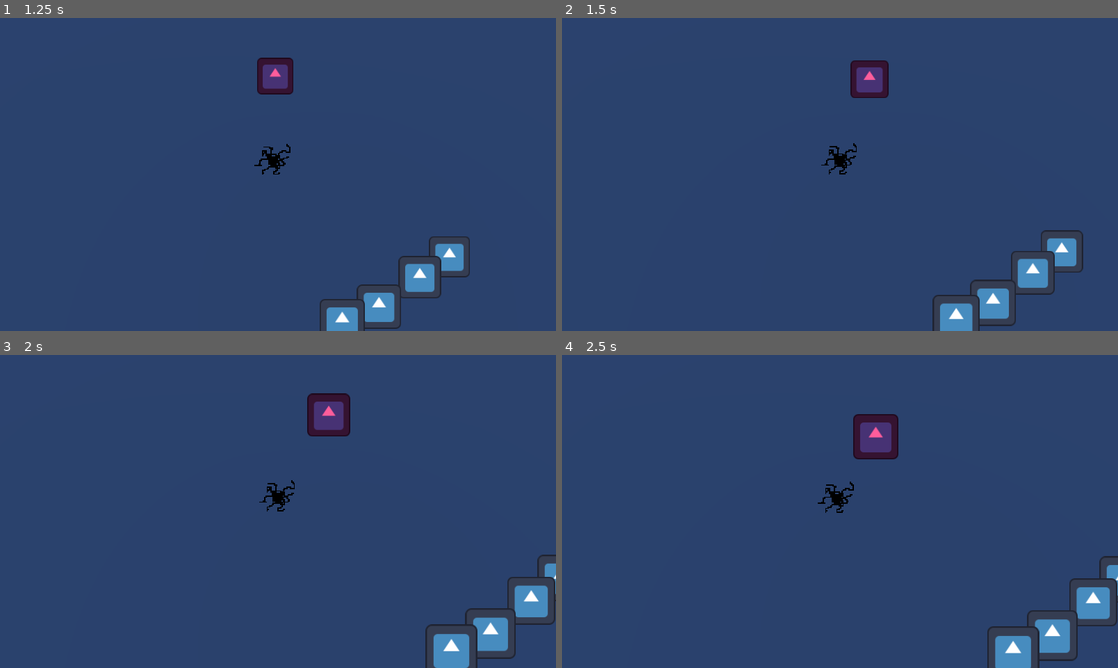
Above: before the commit, frames 1-4 (two rows, left to right).
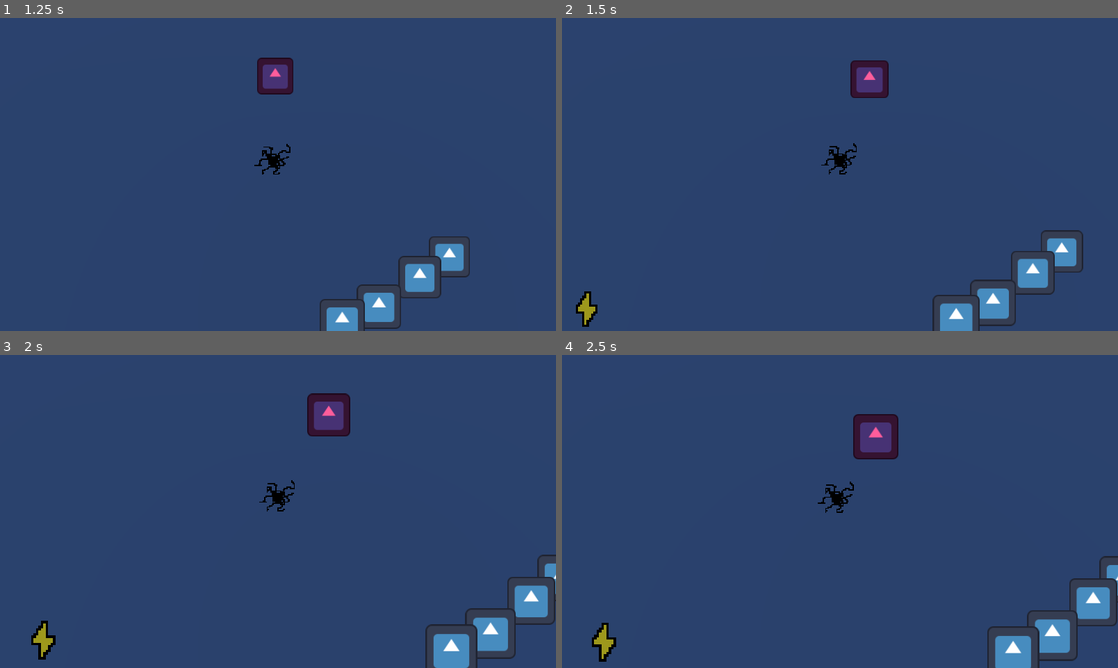
Above: after the commit, the same moments.

Repository: Area9579/Haustoria
Game: Godot game, scene res://Scenes/main.tscn
Two runs of this game, one before a commit and one after it. Both use one fixed random seed, a clock stepped at 60 frames per second and the inputs below. The engine's default icon, where the game draws it, is replaced by a stand-in: a white triangle on a blue panel in a dark square.
Inputs (mouse positions are in pixels of both pictures, inside the frame that each line leads up to):
- Up to frame 1 (1.25 s): move the mouse to (400, 158) at 0.52 s; tap E (Interact, bound only after the commit) at 0.6 s; tap Space (jump) at 0.77 s
- Up to frame 2 (1.5 s): move the mouse to (728, 190) at 1.27 s; click (728, 190) at 1.35 s
- Up to frame 3 (2 s): tap Space (jump) at 1.52 s; tap E (Interact, bound only after the commit) at 1.55 s
- Up to frame 4 (2.5 s): move the mouse to (895, 442) at 2.02 s; right-click (895, 442) at 2.1 s; tap E (Interact, bound only after the commit) at 2.3 s

Frame 1 is identical in both runs. In frame 2, 0.3% of the frame differs, in the area x 2-7%, y 87-99%; in frame 3, 0.3%; in frame 4, 0.3%, in the area x 5-10%, y 85-98%.

Commit message:
Basic implementation of interactable area

Diff:
--- a/Scenes/main.tscn
+++ b/Scenes/main.tscn
@@ -1,6 +1,7 @@
-[gd_scene load_steps=10 format=3 uid="uid://magi1winy2i"]
+[gd_scene load_steps=11 format=3 uid="uid://magi1winy2i"]
 
 [ext_resource type="PackedScene" uid="uid://bmkpfdmdrk7lf" path="res://Scenes/wall.tscn" id="1_vt5yp"]
+[ext_resource type="PackedScene" uid="uid://bi0s2hsll5m0f" path="res://Scenes/trap.tscn" id="4_1bp2t"]
 [ext_resource type="PackedScene" uid="uid://fl224xwk37sl" path="res://Scenes/MobileEnemy.tscn" id="6_u4pk0"]
 [ext_resource type="PackedScene" uid="uid://skk7130cpcoh" path="res://Scenes/Player.tscn" id="7_m2bmv"]
 
@@ -68,3 +69,6 @@
 
 [node name="WorldEnvironment" type="WorldEnvironment" parent="."]
 environment = SubResource("Environment_ibggl")
+
+[node name="Trap" parent="." instance=ExtResource("4_1bp2t")]
+transform = Transform3D(1, 0, 0, 0, 1, 0, 0, 0, 1, -6.78228, 0, 3.51203)
--- /dev/null
+++ b/Scenes/trap.tscn
@@ -0,0 +1,21 @@
+[gd_scene load_steps=4 format=3 uid="uid://bi0s2hsll5m0f"]
+
+[ext_resource type="Script" path="res://Scripts/trap.gd" id="1_wqm5q"]
+[ext_resource type="Texture2D" uid="uid://rnh2mpx58po8" path="res://Assets/LightningBolt2.png" id="2_no4qc"]
+
+[sub_resource type="CylinderShape3D" id="CylinderShape3D_516bm"]
+height = 0.966992
+
+[node name="Trap" type="Area3D"]
+script = ExtResource("1_wqm5q")
+
+[node name="CollisionShape3D" type="CollisionShape3D" parent="."]
+shape = SubResource("CylinderShape3D_516bm")
+
+[node name="TrapSprite" type="Sprite3D" parent="."]
+transform = Transform3D(5, 0, 0, 0, 5, 0, 0, 0, 5, 0, 0, 0)
+billboard = 1
+texture_filter = 2
+texture = ExtResource("2_no4qc")
+
+[connection signal="body_entered" from="." to="." method="_on_body_entered"]
--- a/Scripts/player.gd
+++ b/Scripts/player.gd
@@ -34,7 +34,7 @@
 
 	#this code is for impulse
 	if Input.is_action_just_pressed(mouseInput):
-		if dashCooldown.is_stopped() and (mouseCooldown.is_stopped() or mouseCooldown.time_left <= 0.15):
+		if dashCooldown.is_stopped() and (mouseCooldown.is_stopped() or mouseCooldown.time_left <= 0.25):
 			mouseCooldown.start()
 			slideTowardsMouse(delta)
 			changeMouseInput(mouseInput)
--- /dev/null
+++ b/Scripts/trap.gd
@@ -0,0 +1,13 @@
+extends Area3D
+
+@onready var enabledSprite: CompressedTexture2D = preload("res://Assets/LightningBolt.png")
+@onready var disabledSprite: CompressedTexture2D = preload("res://Assets/LightningBolt2.png")
+@onready var sprite: Sprite3D = $TrapSprite
+
+func _physics_process(delta: float) -> void:
+	for body in get_overlapping_bodies():
+		if body.name == "Player":
+			if Input.is_action_just_pressed("Interact"):
+				sprite.texture = enabledSprite
+		elif body.name == "MobileEnemy" and sprite.texture == enabledSprite:
+			sprite.texture = disabledSprite
--- a/project.godot
+++ b/project.godot
@@ -40,3 +40,8 @@
 "events": [Object(InputEventMouseButton,"resource_local_to_scene":false,"resource_name":"","device":-1,"window_id":0,"a …(258 unchanged characters)…
 ]
 }
+Interact={
+"deadzone": 0.5,
+"events": [Object(InputEventKey,"resource_local_to_scene":false,"resource_name":"","device":-1,"window_id":0,"alt_pressed":false,"shift_pressed":false,"ctrl_pressed":false,"meta_pressed":false,"pressed":false,"keycode":0,"physical_keycode":69,"key_label":0,"unicode":101,"location":0,"echo":false,"script":null)
+]
+}
Binary file added: Assets/LightningBolt.png
Not shown, added: Assets/LightningBolt.png.import
Binary file added: Assets/LightningBolt2.png
Not shown, added: Assets/LightningBolt2.png.import
